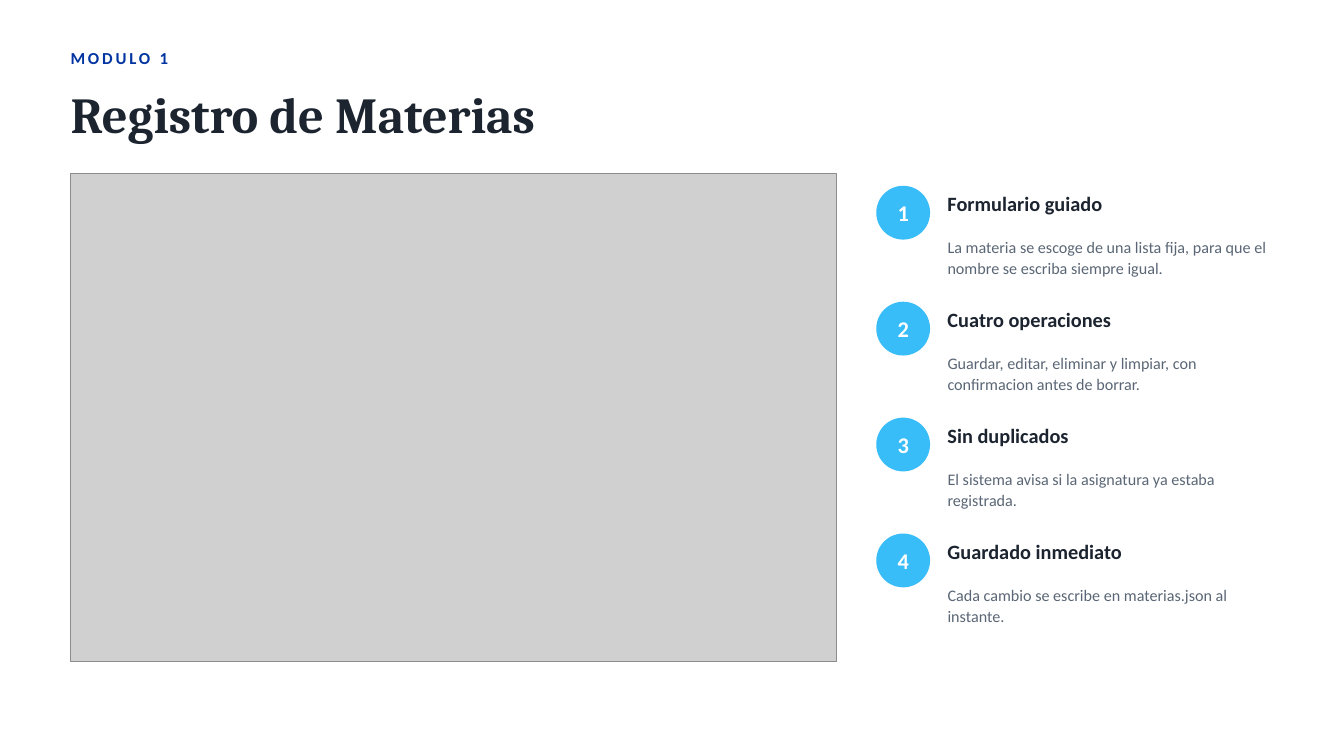
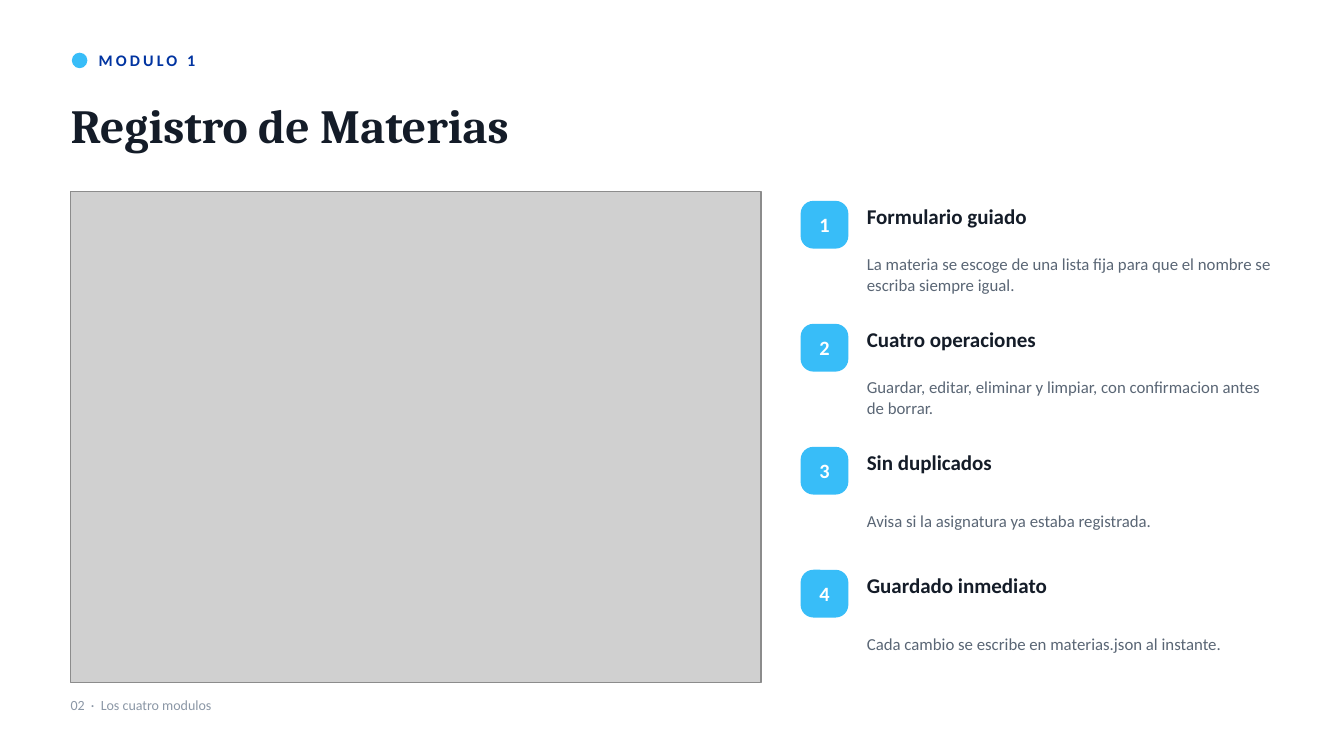
Before and after one commit to josueejimenez11-beep/Software.HLM, a slide deck: slide 6 of Presentacion/Sistema_de_Estudio_PUCE.pptx (slide 4 before the commit). Drawn at 1344x756 pixels with LibreOffice and Linux fonts; fonts in the diff are those of the drawing; grey boxes stand for pictures. Boxes give left, top, right and bottom in pixels: in the first picture for what was removed or moved away, otherwise in the second. Text is boxed around its words. In the diff, an @@ line names an element or a change of style, - is before the commit and + after.

```diff
--- a/Presentacion/Sistema_de_Estudio_PUCE.pptx
+++ b/Presentacion/Sistema_de_Estudio_PUCE.pptx
@@ ellipse added at (73,53,87,68), fill #38BDF8, outline #38BDF8 1 pt @@
@@ text "MODULO 1": place and size @@
-text "MODULO 1" at (71,53,168,64)
+text "MODULO 1" at (99,55,195,66)
@@ text "MODULO 1" at (99,55,195,66): size 12 to 11.5 pt, letter spacing 2 to 2.2 pt @@
@@ text "Registro de Materias": place and size @@
-text "Registro de Materias" at (71,98,535,144)
+text "Registro de Materias" at (71,110,508,153)
@@ text "Registro de Materias" at (71,110,508,153): size 36 to 34 pt, text colour #1C2430 to #141C28 @@
@@ picture: place and size @@
-picture at (71,173,837,661)
+picture at (71,192,761,683)
@@ text "1": place and size @@
-text "1" at (898,206,909,221)
+text "1" at (819,219,829,232)
@@ rounded rectangle added at (802,202,848,248), fill #38BDF8, outline #38BDF8 1 pt @@
@@ text "Formulario guiado": place and size @@
-text "Formulario guiado" at (947,196,1102,215)
+text "Formulario guiado" at (867,209,1026,228)
@@ ellipse removed at (877,187,930,239) @@
@@ text at (867,258,1270,294): text changed; size 11.5 to 12 pt @@
-La materia se escoge de una lista fija, para que el nombre se escriba siempre igual.
+La materia se escoge de una lista fija para que el nombre se escriba siempre igual.
@@ text "2": place and size @@
-text "2" at (898,322,909,337)
+text "2" at (819,341,829,355)
@@ rounded rectangle added at (802,325,848,371), fill #38BDF8, outline #38BDF8 1 pt @@
@@ text "Cuatro operaciones": place and size @@
-text "Cuatro operaciones" at (947,313,1112,331)
+text "Cuatro operaciones" at (867,332,1036,351)
@@ ellipse removed at (877,302,930,355) @@
@@ text "Guardar, editar, eliminar y limpiar, ...": place and size @@
-text "Guardar, editar, eliminar y limpiar, ..." at (948,358,1197,390)
+text "Guardar, editar, eliminar y limpiar, ..." at (867,381,1260,414)
@@ text "Guardar, editar, eliminar y limpiar, ..." at (867,381,1260,414): size 11.5 to 12 pt @@
@@ ellipse removed at (877,418,930,471) @@
@@ text "3": place and size @@
-text "3" at (898,438,909,453)
+text "3" at (819,464,829,478)
@@ rounded rectangle added at (802,448,848,494), fill #38BDF8, outline #38BDF8 1 pt @@
@@ text "Sin duplicados": place and size @@
-text "Sin duplicados" at (947,428,1069,447)
+text "Sin duplicados" at (867,455,992,474)
@@ text at (867,515,1151,530): text changed; size 11.5 to 12 pt @@
-El sistema avisa si la asignatura ya estaba registrada.
+Avisa si la asignatura ya estaba registrada.
@@ ellipse removed at (877,534,930,587) @@
@@ size 14.5 to 15 pt, text colour #1C2430 to #141C28 in 4 elements at (867,209,1026,228), (867,332,1036,351), (867,455,992,474), (867,578,1047,593) @@
@@ text "Guardado inmediato": place and size @@
-text "Guardado inmediato" at (947,544,1122,559)
+text "Guardado inmediato" at (867,578,1047,593)
@@ size 16 to 14.5 pt in 4 elements at (819,219,829,232), (819,341,829,355), (819,464,829,478), (819,588,829,601) @@
@@ text "4": place and size @@
-text "4" at (898,554,909,569)
+text "4" at (819,588,829,601)
@@ rounded rectangle added at (802,571,848,617), fill #38BDF8, outline #38BDF8 1 pt @@
@@ text "Cada cambio se escribe en ..." at (867,638,1221,653): size 11.5 to 12 pt @@
@@ text "Cada cambio se escribe en ...": place and size @@
-text "Cada cambio se escribe en ..." at (948,590,1227,622)
+text "Cada cambio se escribe en ..." at (867,638,1221,653)
@@ text added at (71,700,211,710), 10 pt, text #8B97A6 @@
+02 · Los cuatro modulos
```
Also in this commit, not shown: 7 other slides changed, 7 slides added, 2 slides removed, 4 other files.
